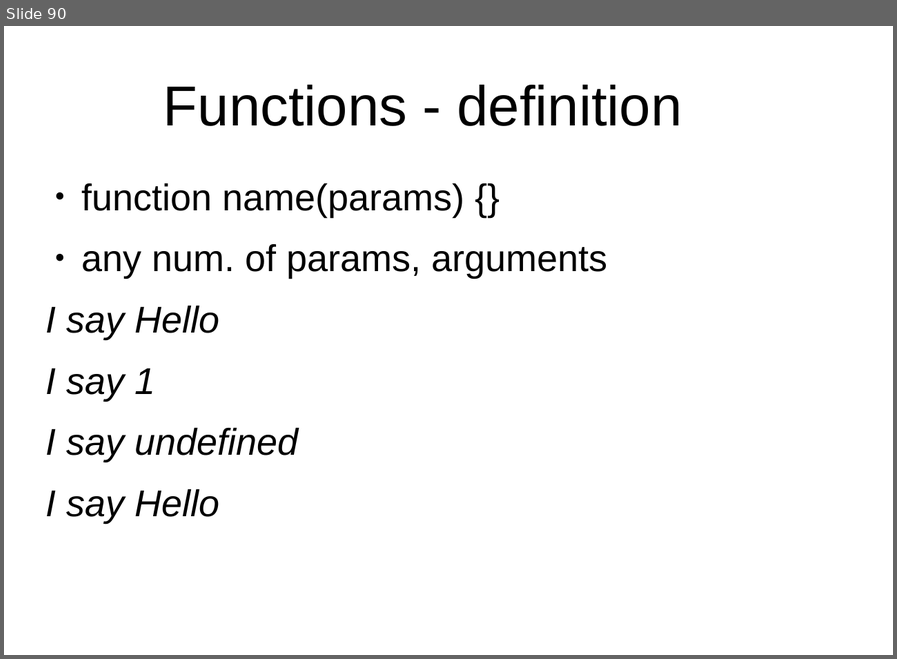
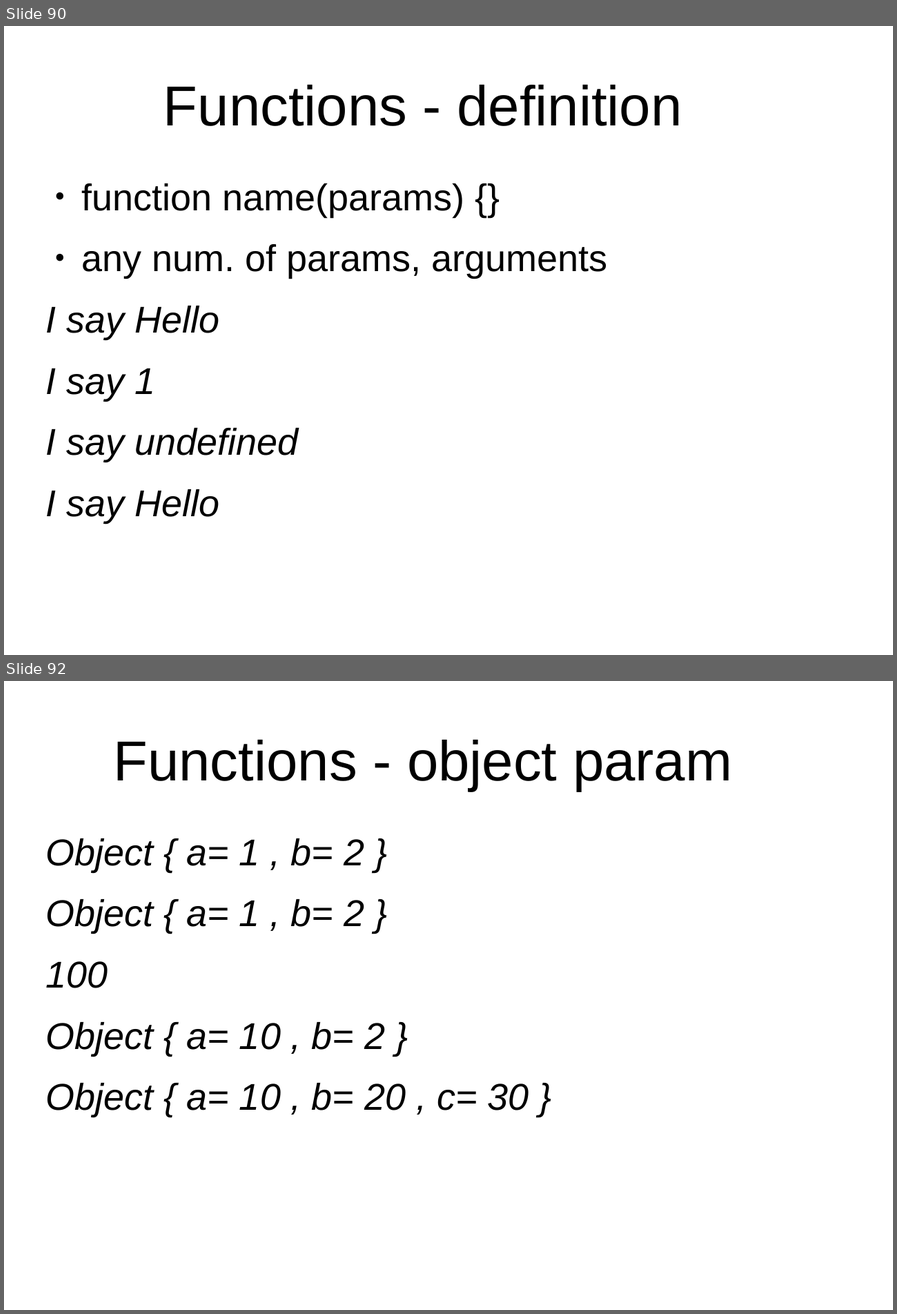
Before and after one commit to peterborkuti/other, a slide deck: JavaScriptBasics/jsbasics-slide.odp. Shown one above the other, each under a label of ours: slide 90 before the commit, slides 90 and 92 after it; the slides between them are not shown. The pictures are 897x659 and 897x1314 pixels, drawn with LibreOffice and Linux fonts; fonts in the diff are those of the drawing; background and template pictures are left out. Boxes give left, top, right and bottom in pixels: in the first picture for what was removed or moved away, otherwise in the second. Text is boxed around its words. In the diff, an @@ line names an element or a change of style, - is before the commit and + after.

Commit message:
function impress 02

```diff
--- a/JavaScriptBasics/jsbasics-slide.odp
+++ b/JavaScriptBasics/jsbasics-slide.odp
@@ slide 92 added at box(4, 681, 893, 1310), background #FFFFFF @@
@@ title added at box(114, 740, 732, 791), 53.3 pt, text #000000 @@
+Functions - object param
@@ text added at box(46, 838, 529, 1116), 35.3 pt, text #000000, italic @@
+Object { a= 1 , b= 2 }
+Object { a= 1 , b= 2 }
+100
+Object { a= 10 , b= 2 }
+Object { a= 10 , b= 20 , c= 30 }
```
Also in this commit, not shown: 2 slides changed, 15 other slides added, 1 other file.
